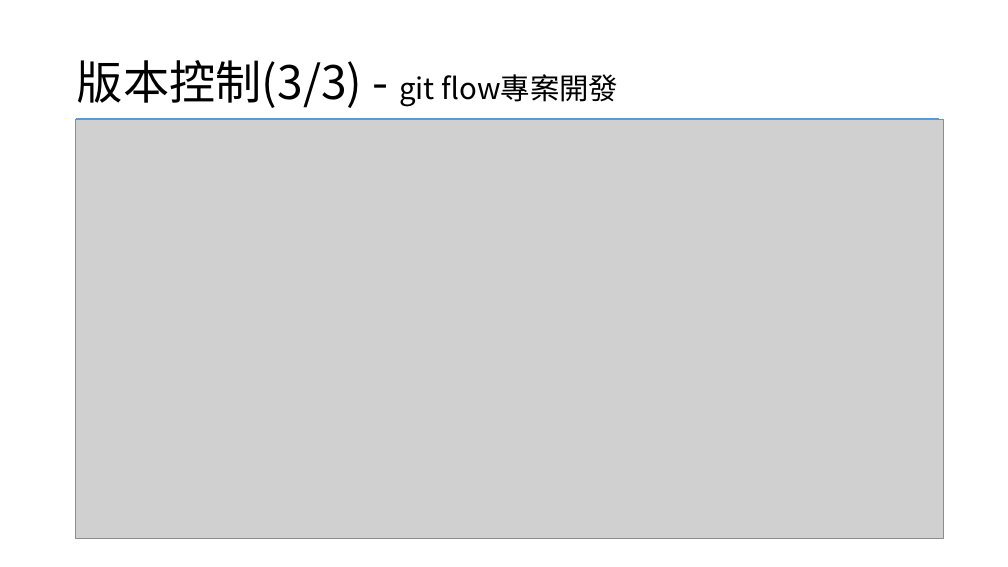
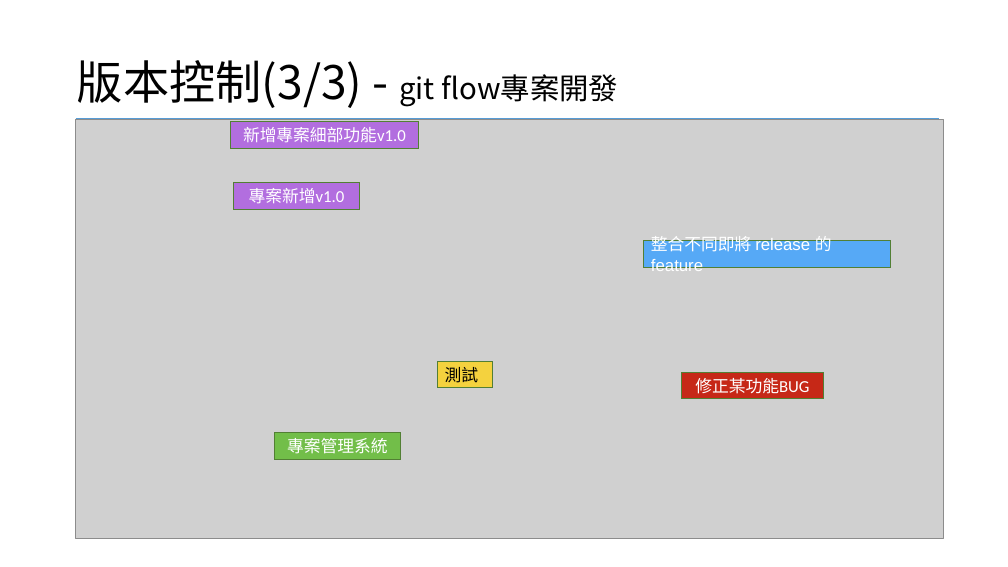
Before and after one commit to YangChihchi/Presentation_Questions, a slide deck: slide 6 of 測驗題.pptx. Drawn at 1008x567 pixels with LibreOffice and Linux fonts; fonts in the diff are those of the drawing; grey boxes stand for pictures. Boxes give left, top, right and bottom in pixels: in the first picture for what was removed or moved away, otherwise in the second. Text is boxed around its words. In the diff, an @@ line names an element or a change of style, - is before the commit and + after.

Commit message:
更新測驗題

```diff
--- a/測驗題.pptx
+++ b/測驗題.pptx
@@ rectangle added at (x1=231, y1=122, x2=418, y2=148), fill #B26EDF, outline #538035 1 pt, 16 pt, text #FFFFFF @@
+新增專案細部功能v1.0
@@ rectangle added at (x1=233, y1=182, x2=360, y2=209), fill #B26EDF, outline #538035 1 pt, 16 pt, text #FFFFFF @@
+專案新增v1.0
@@ rectangle added at (x1=644, y1=241, x2=891, y2=268), fill #56A9F6, outline #538035 1 pt, 16 pt, text #FFFFFF @@
+整合不同即將 release 的 feature
@@ rectangle added at (x1=437, y1=361, x2=492, y2=388), fill #F4D23E, outline #538035 1 pt, 16 pt, text #000000 @@
+測試
@@ rectangle added at (x1=681, y1=372, x2=824, y2=399), fill #C62817, outline #538035 1 pt, 16 pt, text #FFFFFF @@
+修正某功能BUG
@@ rectangle added at (x1=274, y1=433, x2=401, y2=459), fill #72BE49, outline #538035 1 pt, 16 pt, text #FFFFFF @@
+專案管理系統
```
